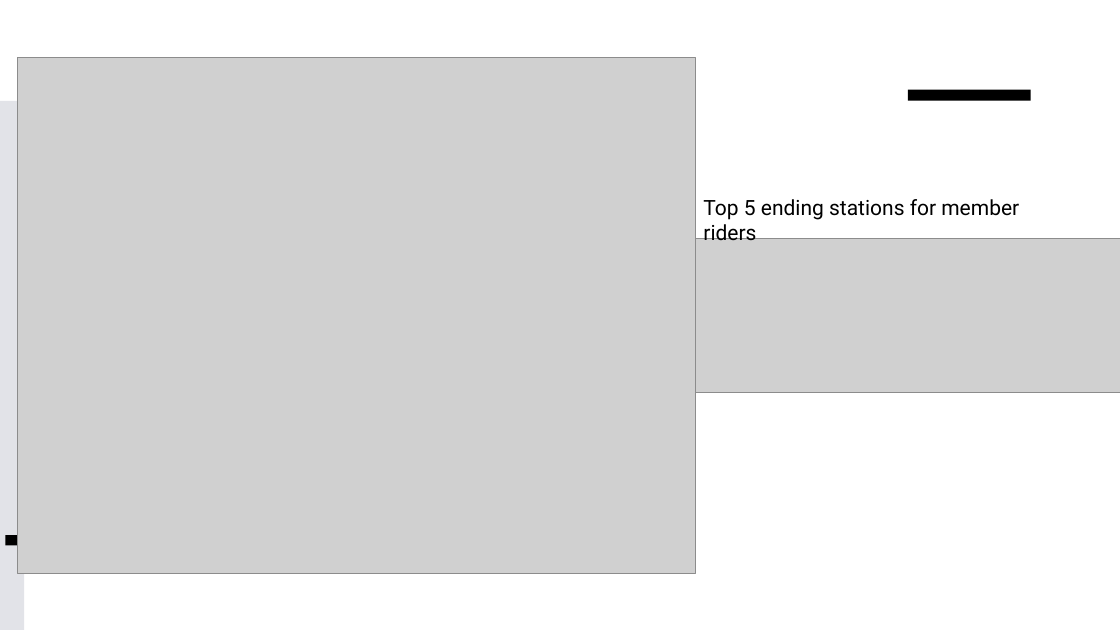
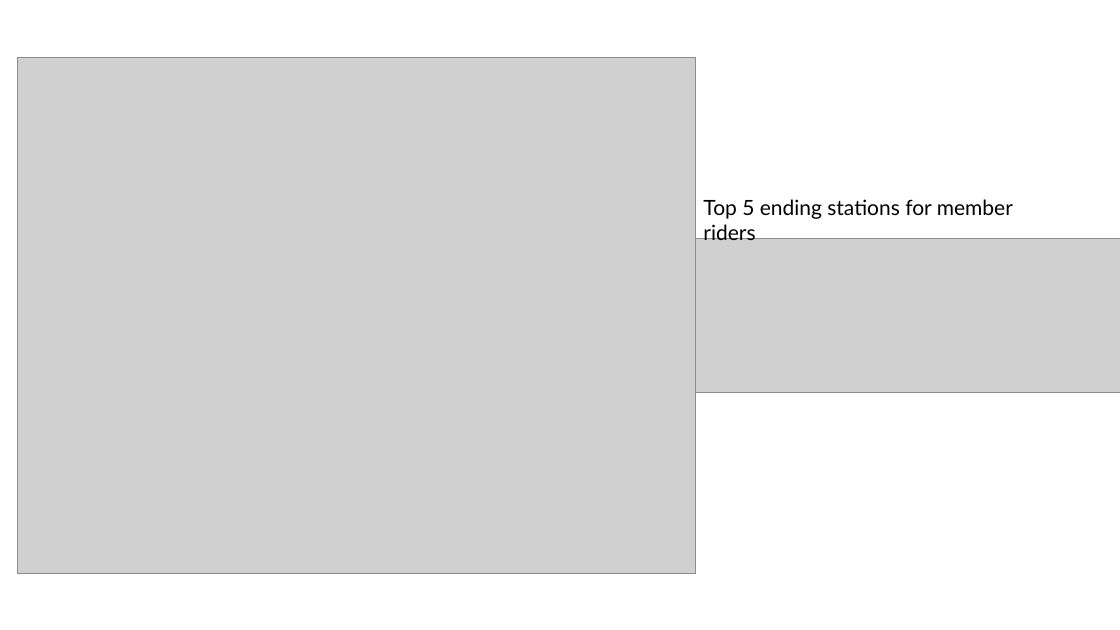
Before and after one commit to aruzhanKar/-Cyclistic-bike-share-analysis-case-study-, a slide deck: slide 11 of Cyclistic visualizations .pptx. Drawn at 1120x630 pixels with LibreOffice and Linux fonts; fonts in the diff are those of the drawing; grey boxes stand for pictures. Boxes give left, top, right and bottom in pixels: in the first picture for what was removed or moved away, otherwise in the second. Text is boxed around its words. In the diff, an @@ line names an element or a change of style, - is before the commit and + after.

```diff
--- a/Cyclistic visualizations .pptx
+++ b/Cyclistic visualizations .pptx
@@ rectangle removed at (0,101,24,630) @@
@@ rectangle removed at (908,90,1031,101) @@
@@ text "Top 5 ending stations for ..." at (703,199,1013,240): font Roboto to Lato @@
@@ plus removed at (5,516,53,564) @@
```
Also in this commit, not shown: 14 other slides changed.
